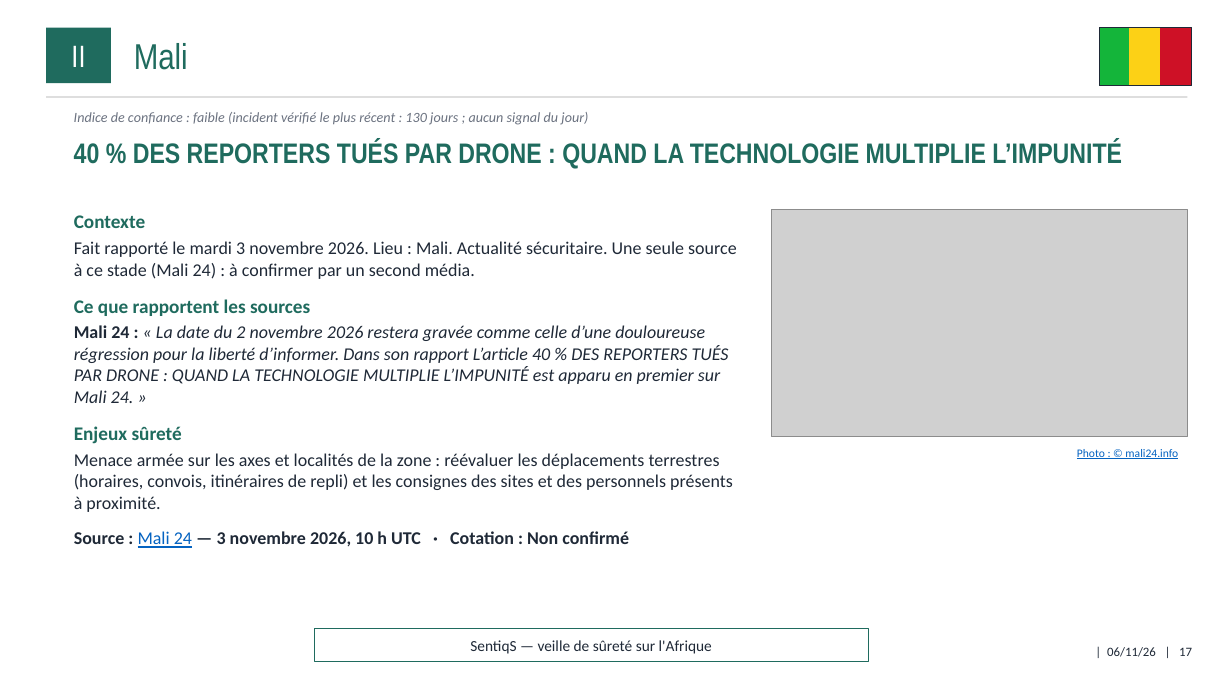
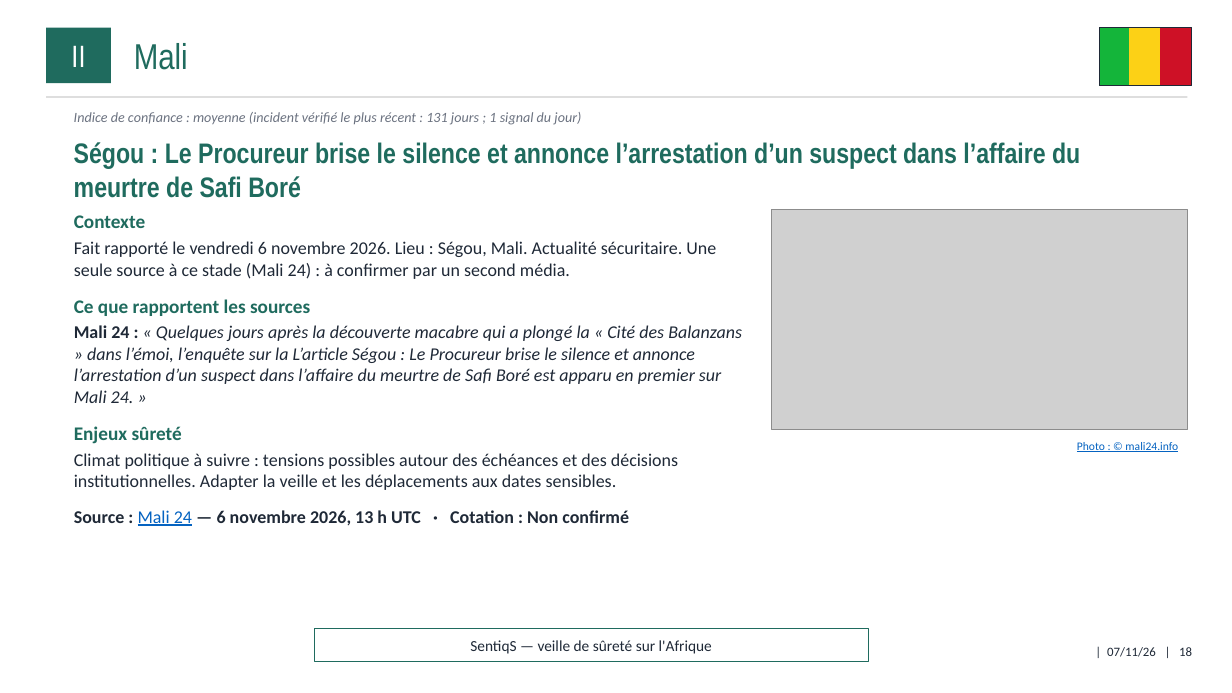
Before and after one commit to ytl1-ops/SentiqS, a slide deck: slide 18 of web/rapports/mensuel/2026-11.pptx (slide 17 before the commit). Drawn at 1232x693 pixels with LibreOffice and Linux fonts; fonts in the diff are those of the drawing; grey boxes stand for pictures. Boxes give left, top, right and bottom in pixels: in the first picture for what was removed or moved away, otherwise in the second. Text is boxed around its words. In the diff, an @@ line names an element or a change of style, - is before the commit and + after.

```diff
--- a/web/rapports/mensuel/2026-11.pptx
+++ b/web/rapports/mensuel/2026-11.pptx
@@ text at (74, 112, 581, 125): text changed @@
-Indice de confiance : faible (incident vérifié le plus récent : 130 jours ; aucun signal du jour)
+Indice de confiance : moyenne (incident vérifié le plus récent : 131 jours ; 1 signal du jour)
@@ text at (74, 142, 1080, 198): text changed @@
-40 % DES REPORTERS TUÉS PAR DRONE : QUAND LA TECHNOLOGIE MULTIPLIE L’IMPUNITÉ
+Ségou : Le Procureur brise le silence et annonce l’arrestation d’un suspect dans l’affaire du meurtre de Safi Boré
@@ picture: place and size @@
-picture at (772, 210, 1188, 436)
+picture at (772, 210, 1188, 429)
@@ text at (74, 241, 716, 279): text changed @@
-Fait rapporté le mardi 3 novembre 2026. Lieu : Mali. Actualité sécuritaire. Une seule source à ce stade (Mali 24) : à confirmer par un second média.
+Fait rapporté le vendredi 6 novembre 2026. Lieu : Ségou, Mali. Actualité sécuritaire. Une seule source à ce stade (Mali 24) : à confirmer par un second média.
@@ text at (74, 325, 742, 403): text changed @@
-Mali 24 : « La date du 2 novembre 2026 restera gravée comme celle d’une douloureuse régression pour la liberté d’informer. Dans son rapport L’article 40 % DES REPORTERS TUÉS PAR DRONE : QUAND LA TECHNOLOGIE MULTIPLIE L’IMPUNITÉ est apparu en premier sur Mali 24. »
+Mali 24 : « Quelques jours après la découverte macabre qui a plongé la « Cité des Balanzans » dans l’émoi, l’enquête sur la L’article Ségou : Le Procureur brise le silence et annonce l’arrestation d’un suspect dans l’affaire du meurtre de Safi Boré est apparu en premier sur Mali 24. »
@@ text "Photo : © mali24.info": place and size @@
-text "Photo : © mali24.info" at (1077, 449, 1178, 459)
+text "Photo : © mali24.info" at (1077, 442, 1178, 452)
@@ text at (74, 453, 678, 526): text changed @@
-Menace armée sur les axes et localités de la zone : réévaluer les déplacements terrestres (horaires, convois, itinéraires de repli) et les consignes des sites et des personnels présents à proximité.
-Source : Mali 24 — 3 novembre 2026, 10 h UTC · Cotation : Non confirmé
+Climat politique à suivre : tensions possibles autour des échéances et des décisions institutionnelles. Adapter la veille et les déplacements aux dates sensibles.
+Source : Mali 24 — 6 novembre 2026, 13 h UTC · Cotation : Non confirmé
@@ text at (1107, 647, 1192, 657): text changed @@
-| 06/11/26 | 17
+| 07/11/26 | 18
```
Also in this commit, not shown: 38 other slides changed, 2 slides added, 10 other files.
